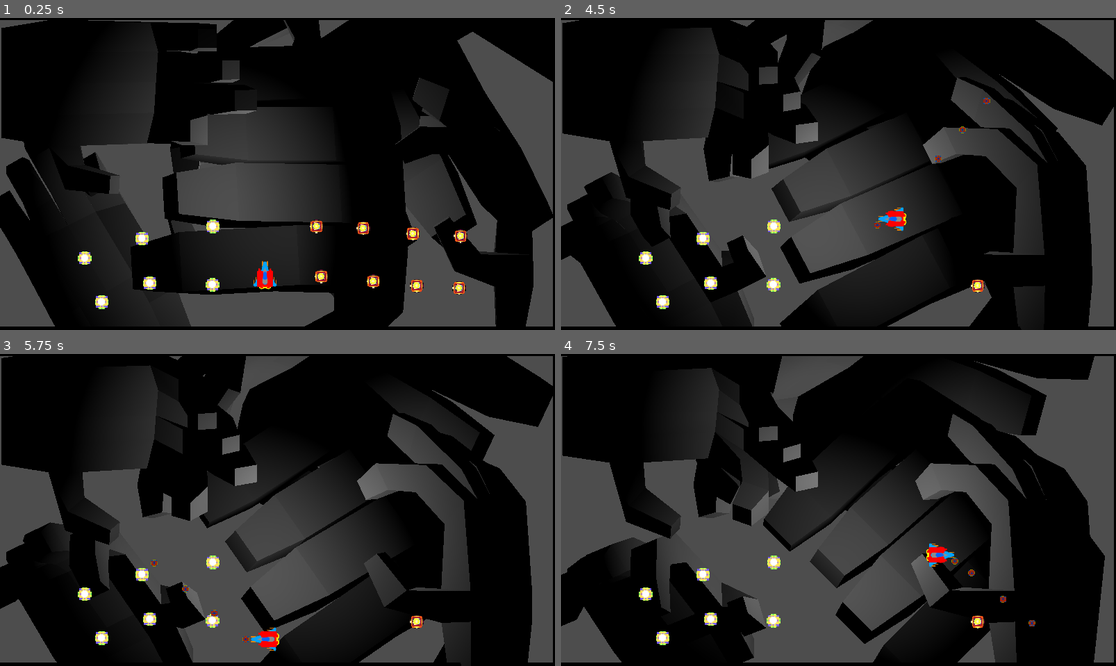
Above: before the commit, frames 1-4 (two rows, left to right).
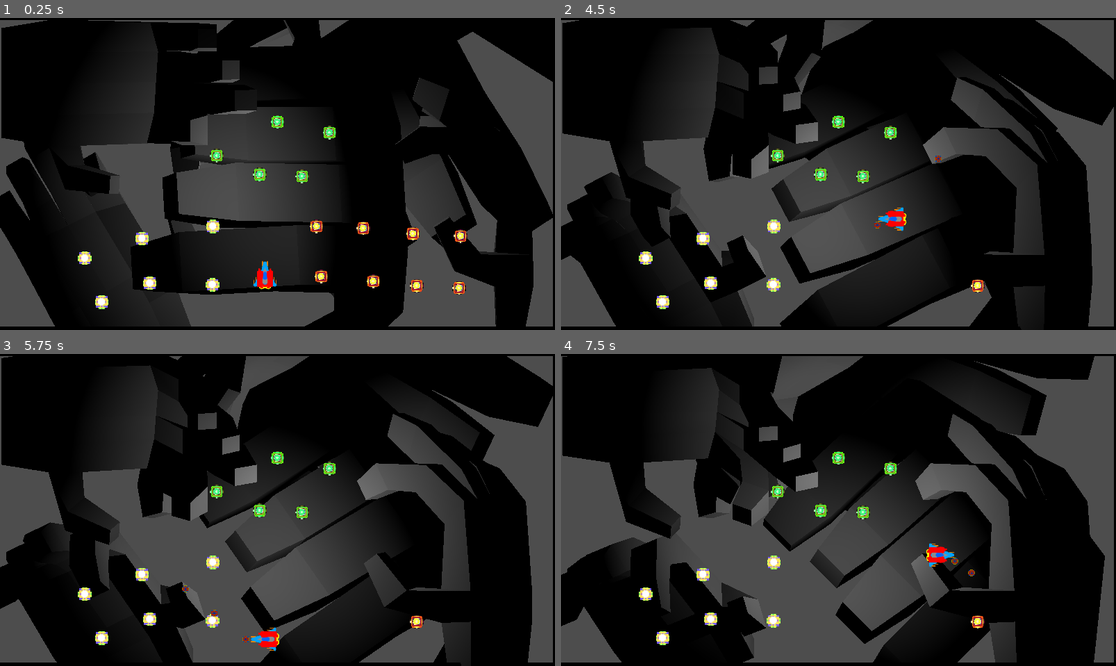
Above: after the commit, the same moments.

Repository: gamkedo-la/AttackStackCharlie
Game: Godot game, scene res://MainPlay.tscn
Same seed, same stepped clock (60 frames per second), same inputs: the game is played once before the commit and once after it.
Inputs:
- Up to frame 1 (0.25 s): no input
- Up to frame 2 (4.5 s): hold D (move right) 0.53-1.28 s; hold Space (shoot) 0.53-1.28 s; hold S (move down) 1.28-2.03 s; tap Space (shoot) at 1.35, 2.85, 4.35 s; hold D (move right) 2.03-2.78 s; hold Space (shoot) 2.03-2.78 s; hold W (move up) 2.78-3.53 s; hold Space (shoot) 3.53-4.28 s; hold A (move left) from 3.53 s (still down)
- Up to frame 3 (5.75 s): release A (move left) at 5.03 s; hold S (move down) from 5.03 s (still down); hold Space (shoot) from 5.03 s (still down)
- Up to frame 4 (7.5 s): release S (move down) at 5.78 s; release Space (shoot) at 5.78 s; hold D (move right) 5.78-6.53 s; tap Space (shoot) at 5.85, 7.35 s; hold W (move up) 6.53-7.28 s; hold Space (shoot) 6.53-7.28 s; hold D (move right) from 7.28 s (still down)

The runs differ from the first frame. In frame 1, 0.4% of the frame differs, in the area x 37-61%, y 31-69%; in frame 2, 0.5%, in the area x 37-78%, y 25-54%; in frame 3, 0.4%; in frame 4, 0.5%.

Commit message:
Range powerups added

Diff:
--- a/Globals/level_type_enum.gd
+++ b/Globals/level_type_enum.gd
@@ -1,4 +1,5 @@
 enum LevelType {
 	SPLIT,
-	ROF
+	ROF,
+	RANGE
 }
--- a/MainPlay.tscn
+++ b/MainPlay.tscn
@@ -15,6 +15,7 @@
 [ext_resource type="AudioStream" uid="uid://byeot2c34tyb6" path="res://Raw Source Files/AUDIO/SFX/Sx_EnemyWeapon_Basic_Fire_08.wav" id="9_rk8mk"]
 [ext_resource type="AudioStream" uid="uid://58f3fauypuul" path="res://Raw Source Files/AUDIO/SFX/Sx_EnemyWeapon_Basic_Fire_09.wav" id="10_a6mra"]
 [ext_resource type="AudioStream" uid="uid://dxgt70jp13sar" path="res://Raw Source Files/AUDIO/SFX/Sx_EnemyWeapon_Basic_Fire_10.wav" id="11_m2ddn"]
+[ext_resource type="PackedScene" uid="uid://b84bpkxpn18yb" path="res://Powerups/UpgradeShot_Range.tscn" id="16_kxsc8"]
 
 [sub_resource type="AudioStreamRandomizer" id="AudioStreamRandomizer_hpqqt"]
 random_pitch = 1.5
@@ -75,6 +76,9 @@
 [node name="PowerupsTest" type="Node2D" parent="."]
 
 [node name="Powerup" parent="PowerupsTest" instance=ExtResource("2_4aj01")]
+position = Vector2(442, 433)
+
+[node name="Powerup15" parent="PowerupsTest" instance=ExtResource("2_4aj01")]
 position = Vector2(442, 433)
 
 [node name="Powerup2" parent="PowerupsTest" instance=ExtResource("2_4aj01")]
@@ -178,3 +182,18 @@
 transform = Transform3D(1, -6.97574e-16, -1.5246e-23, -1.5246e-23, -4.37114e-08, 1, -6.97574e-16, -1, -4.37114e-08, 17.5481, 13.0985, 9.98588)
 projection = 1
 size = 20.0
+
+[node name="UpgradeShot_Range" parent="3D background scene" instance=ExtResource("16_kxsc8")]
+position = Vector2(539, 325)
+
+[node name="UpgradeShot_Range2" parent="3D background scene" instance=ExtResource("16_kxsc8")]
+position = Vector2(627, 329)
+
+[node name="UpgradeShot_Range3" parent="3D background scene" instance=ExtResource("16_kxsc8")]
+position = Vector2(450, 286)
+
+[node name="UpgradeShot_Range4" parent="3D background scene" instance=ExtResource("16_kxsc8")]
+position = Vector2(576, 216)
+
+[node name="UpgradeShot_Range5" parent="3D background scene" instance=ExtResource("16_kxsc8")]
+position = Vector2(684, 238)
--- a/Player/player.gd
+++ b/Player/player.gd
@@ -11,8 +11,8 @@
 const LEVEL_TYPE = preload("res://Globals/level_type_enum.gd").LevelType
 var LEVEL_TYPE_LIST = LEVEL_TYPE.keys()
 const ROF = 0.2
-const BASE_SHOT_LIFE = 0.45
-const EXTRA_SHOT_LIFE_INCREMENT = 0.2
+const BASE_SHOT_LIFE = 0.5
+const EXTRA_SHOT_LIFE_INCREMENT = 0.3
 
 # Can be split too if needed. Potentially inside the dictionary
 # If leveling up logic becomes more complex, it could be extracted to an object
@@ -77,7 +77,7 @@
 		var shot = shotBasic.instantiate();
 		get_tree().root.add_child(shot);
 		shot.activateShot(shot_levels_dict[LEVEL_TYPE_LIST[LEVEL_TYPE.ROF]],
-			BASE_SHOT_LIFE + 2 * EXTRA_SHOT_LIFE_INCREMENT,
+			BASE_SHOT_LIFE + shot_levels_dict[LEVEL_TYPE_LIST[LEVEL_TYPE.RANGE]] * EXTRA_SHOT_LIFE_INCREMENT,
 			shipFacing);
 		var shotSweepEdgeL = Vector2.LEFT
 		var shotSweepEdgeR = Vector2.RIGHT
--- /dev/null
+++ b/Powerups/UpgradeShot_Range.tscn
@@ -0,0 +1,21 @@
+[gd_scene load_steps=4 format=3 uid="uid://b84bpkxpn18yb"]
+
+[ext_resource type="Script" path="res://Powerups/PowerupShotPlus.gd" id="1_52muy"]
+[ext_resource type="Texture2D" uid="uid://dkxjebqsbvbfw" path="res://Powerups/range_upgrade.png" id="2_t0gjh"]
+
+[sub_resource type="RectangleShape2D" id="RectangleShape2D_bh3kg"]
+size = Vector2(28, 27)
+
+[node name="UpgradeShot_Range" type="Area2D"]
+script = ExtResource("1_52muy")
+type = 2
+
+[node name="CollisionShape2D" type="CollisionShape2D" parent="."]
+position = Vector2(0, 0.5)
+shape = SubResource("RectangleShape2D_bh3kg")
+
+[node name="Shotupgrade" type="Sprite2D" parent="."]
+position = Vector2(2.08165e-12, 2.08165e-12)
+texture = ExtResource("2_t0gjh")
+
+[connection signal="body_entered" from="." to="." method="_on_body_entered"]
Not shown: 1 places in MainPlay.tscn that only renumber resources
Binary file added: Powerups/range_upgrade.png
Not shown, added: Powerups/range_upgrade.png.import
